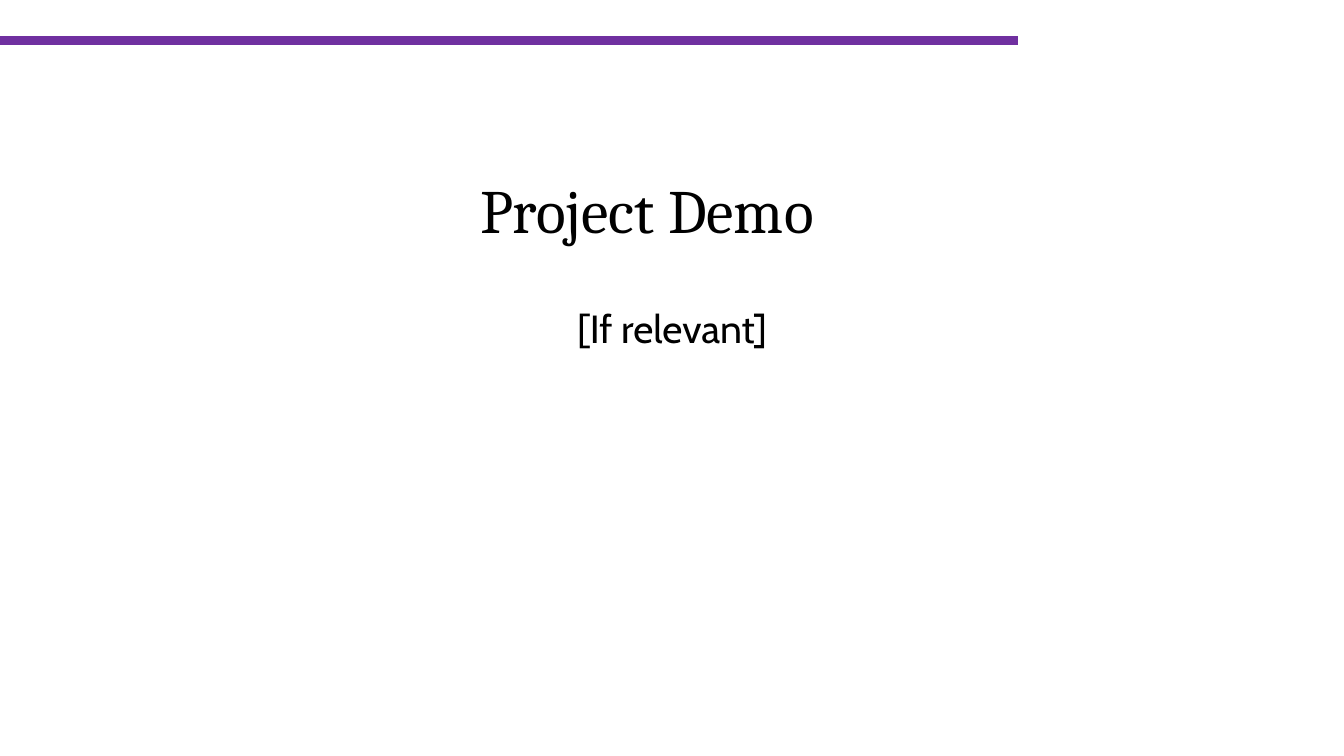
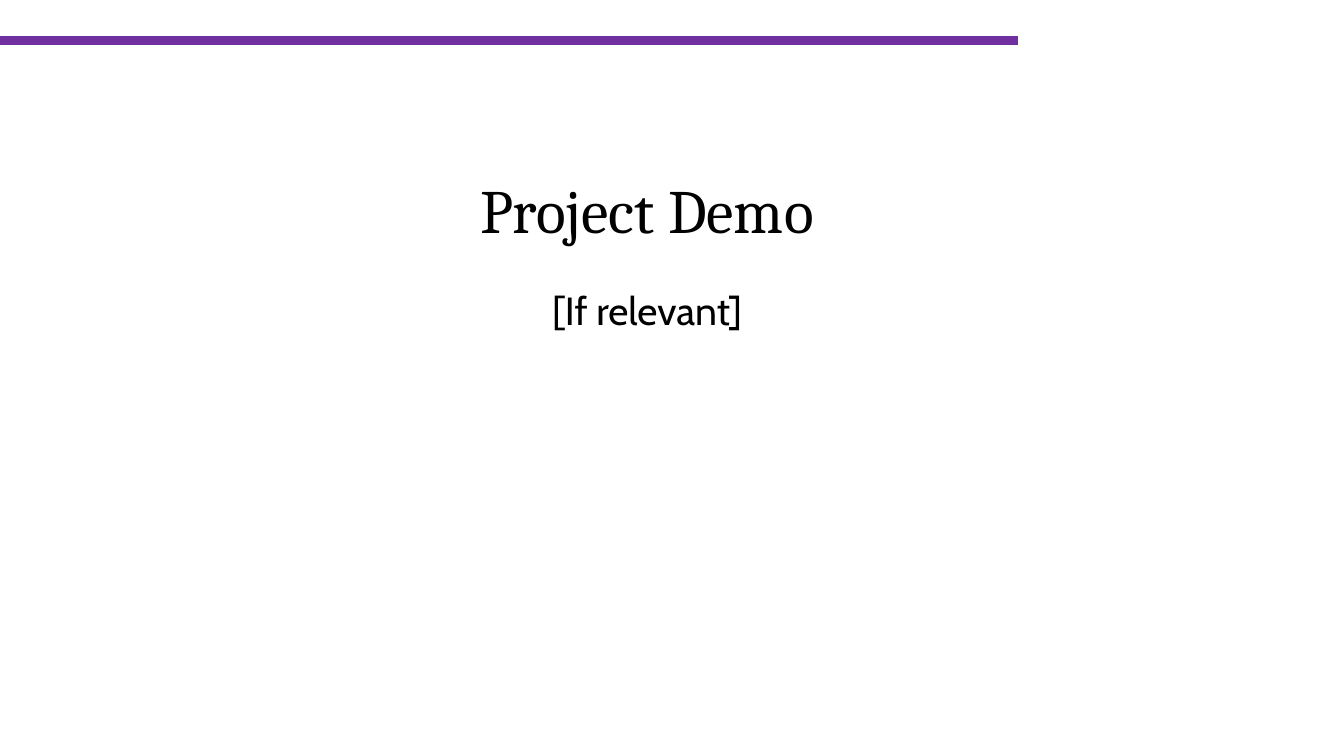
Before and after one commit to sagol-python-for-neuroscientists/textbook-public, a slide deck: slide 11 of hackathon_master.pptx. Drawn at 1344x756 pixels with LibreOffice and Linux fonts; fonts in the diff are those of the drawing; background and template pictures are left out. Boxes give left, top, right and bottom in pixels: in the first picture for what was removed or moved away, otherwise in the second. Text is boxed around its words. In the diff, an @@ line names an element or a change of style, - is before the commit and + after.

```diff
--- a/hackathon_master.pptx
+++ b/hackathon_master.pptx
@@ text "[If relevant]": place and size @@
-text "[If relevant]" at (577,313,767,349)
+text "[If relevant]" at (552,295,742,331)
```
Also in this commit, not shown: 4 other slides changed.
